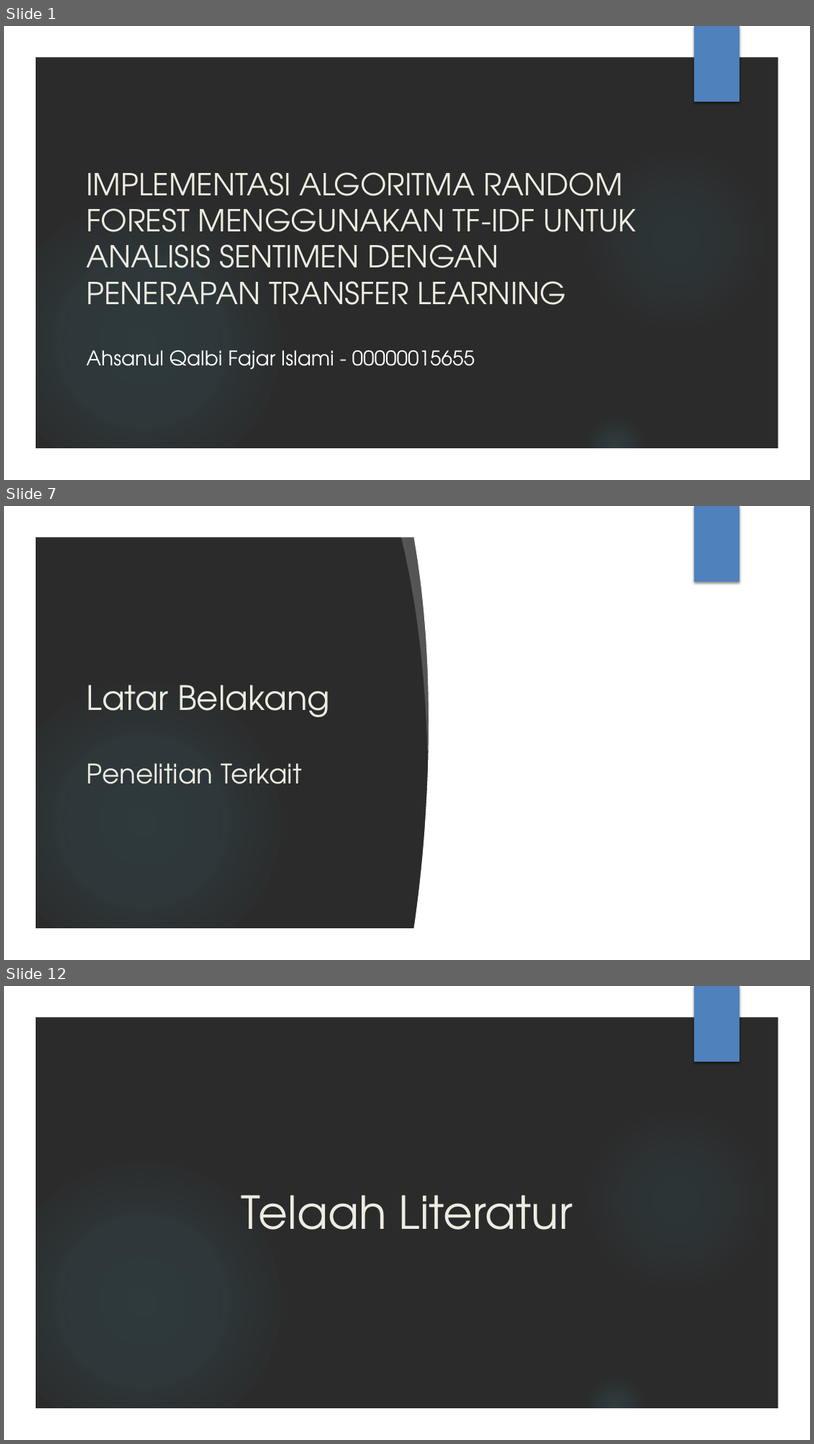
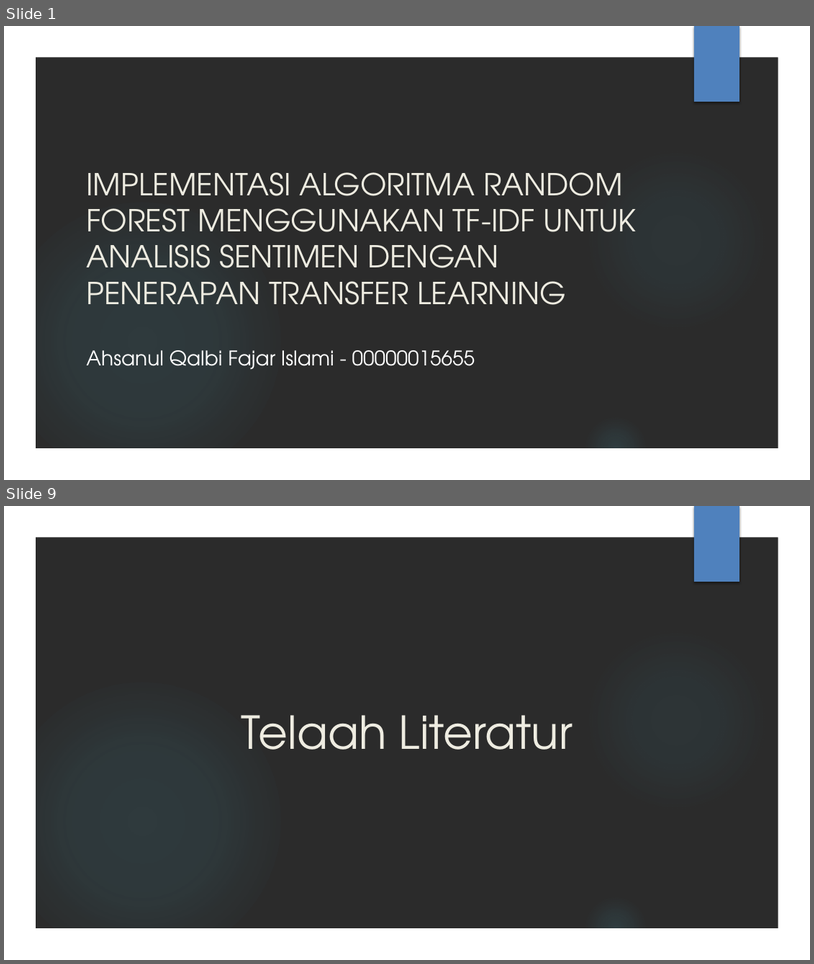
Before and after one commit to AhsanulQalbi/skripsiAnaconda, a slide deck: Laporan ppt/PPT SIDANG.pptx. Shown one above the other, each under a label of ours: slides 1, 7 and 12 before the commit, slides 1 and 9 after it; the slides between them are not shown. The pictures are 814x1444 and 814x964 pixels, drawn with LibreOffice and Linux fonts; fonts in the diff are those of the drawing; background and template pictures are left out; a plain dark background stands for a picture behind light text. Boxes give left, top, right and bottom in pixels: in the first picture for what was removed or moved away, otherwise in the second. Text is boxed around its words. In the diff, an @@ line names an element or a change of style, - is before the commit and + after.

```diff
--- a/Laporan ppt/PPT SIDANG.pptx
+++ b/Laporan ppt/PPT SIDANG.pptx
@@ slide 7 removed at <box>4,506,810,960</box>, background picture (left out); not listed: 4 template elements that a slide beside it also shows @@
@@ freeform shape removed at <box>401,531,448,752</box> @@
@@ freeform shape removed at <box>413,533,496,933</box> @@
@@ rectangle removed at <box>486,533,782,933</box> @@
@@ title removed at <box>86,685,330,784</box> @@
-Latar Belakang
-Penelitian Terkait
@@ what was slide 12 is now slide 9 @@
```
Also in this commit, not shown: 9 slides changed, 19 slides added, 21 other slides removed, 1 other file.
